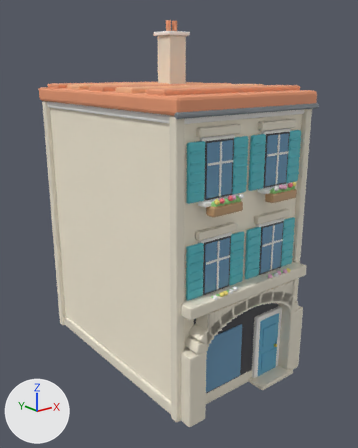
Renders of the FBX model unity/Assets/Resources/Bayview/terrace_c.fbx from each side of a commit.
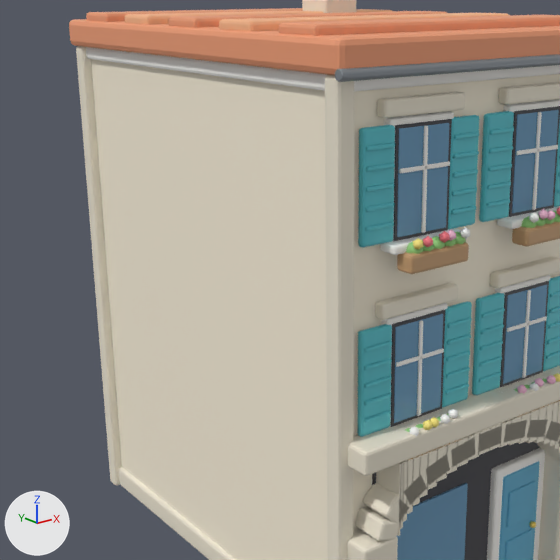
Old and new are each drawn whole from a 50 mm camera at (-11.06, -14.53, 10.78) aimed at (0.13, -0.55, 5.19) and again close up on the part from 1% to 81% of the width and 17% to 81% of the height. Lighting does not change. The marker at lower left points along +X, +Y and +Z. The older version's two pictures come first. Objects named as collision shapes, trigger or cutter boxes, shadow casters or lower levels of detail are left out. Where no turn or scale is listed for an object, it has been applied to the vertices.

In view in the first close-up: 'Visual'.
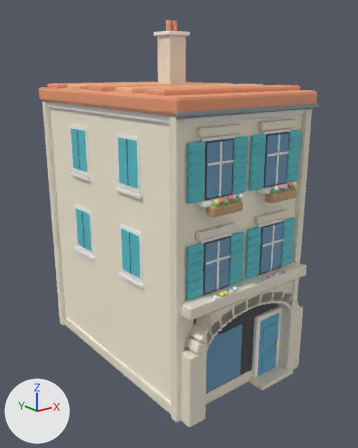
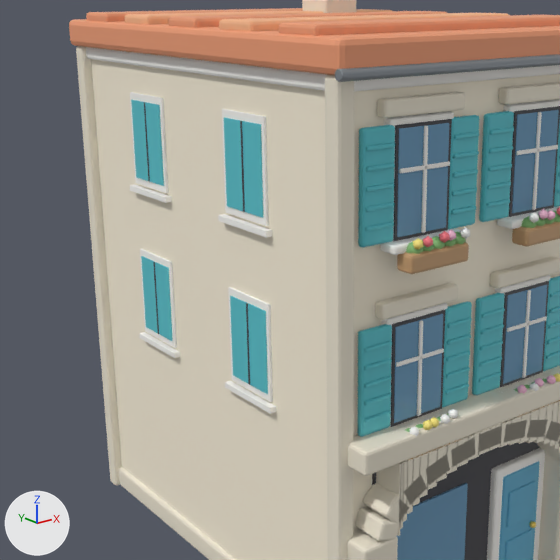
Pixel boxes [x1, y1, x2, y2] of what changed, in the close-ups (560 x 560 px):
part 1 of me_cube, added
    after: [228, 287, 273, 402]
part 2 of me_cube, added (cyan)
    after: [248, 303, 268, 394]
part 3 of me_cube, added (cyan)
    after: [230, 296, 249, 384]
part 4 of me_cube, added
    after: [246, 303, 250, 385]
part 5 of me_cube, added
    after: [225, 381, 276, 414]
part 6 of me_cube, added
    after: [140, 249, 177, 348]
part 7 of me_cube, added (cyan)
    after: [155, 262, 173, 341]
part 8 of me_cube, added (cyan)
    after: [141, 256, 158, 333]
part 9 of me_cube, added
    after: [153, 262, 159, 334]
part 10 of me_cube, added
    after: [139, 332, 180, 358]
part 11 of me_cube, added
    after: [222, 109, 269, 226]
part 12 of me_cube, added (cyan)
    after: [242, 121, 263, 218]
part 13 of me_cube, added (cyan)
    after: [224, 117, 243, 211]
part 14 of me_cube, added
    after: [240, 121, 245, 212]
part 15 of me_cube, added
    after: [218, 214, 272, 237]
part 16 of me_cube, added
    after: [130, 92, 168, 193]
part 17 of me_cube, added (cyan)
    after: [145, 102, 164, 186]
part 18 of me_cube, added (cyan)
    after: [131, 100, 148, 181]
part 19 of me_cube, added
    after: [144, 102, 150, 182]
part 20 of me_cube, added
    after: [130, 185, 172, 203]

The change in detail:
me_cube is used by ob_visual; location (0.0, 0.0, 4.8).
me_cube had 9388 vertices, 9334 faces and spanned x -2.95..2.95, y -4.75..4.7, z -4.84..7.72.
me_cube now has 9708 vertices, 9574 faces and spans x -2.95..2.95, y -4.75..4.7, z -4.84..7.72.
me_cube part 1: a new loose piece, a box spanning x -2.74..-2.7, y -2.2..-1.0, z -0.65..1.05, in mat_whitetrim (white #fcfaf6).
me_cube part 2: a new loose piece, a box spanning x -2.76..-2.73, y -2.12..-1.62, z -0.525..0.925, in mat_tint_shutter (cyan #59c4ce).
me_cube part 3: a new loose piece, a box spanning x -2.76..-2.73, y -1.58..-1.08, z -0.525..0.925, in mat_tint_shutter (cyan #59c4ce).
me_cube part 4: a new loose piece, a box spanning x -2.767..-2.757, y -1.62..-1.58, z -0.525..0.925, in mat_black (dark grey #3f3f45).
me_cube part 5: a new loose piece, a box spanning x -2.82..-2.7, y -2.3..-0.9, z -0.8..-0.7, in mat_whitetrim (white #fcfaf6).
me_cube part 6: a new loose piece, a box spanning x -2.74..-2.7, y 1.0..2.2, z -0.65..1.05, in mat_whitetrim (white #fcfaf6).
me_cube part 7: a new loose piece, a box spanning x -2.76..-2.73, y 1.08..1.58, z -0.525..0.925, in mat_tint_shutter (cyan #59c4ce).
me_cube part 8: a new loose piece, a box spanning x -2.76..-2.73, y 1.62..2.12, z -0.525..0.925, in mat_tint_shutter (cyan #59c4ce).
me_cube part 9: a new loose piece, a box spanning x -2.767..-2.757, y 1.58..1.62, z -0.525..0.925, in mat_black (dark grey #3f3f45).
me_cube part 10: a new loose piece, a box spanning x -2.82..-2.7, y 0.9..2.3, z -0.8..-0.7, in mat_whitetrim (white #fcfaf6).
me_cube part 11: a new loose piece, a box spanning x -2.74..-2.7, y -2.2..-1.0, z 2.35..4.05, in mat_whitetrim (white #fcfaf6).
me_cube part 12: a new loose piece, a box spanning x -2.76..-2.73, y -2.12..-1.62, z 2.475..3.925, in mat_tint_shutter (cyan #59c4ce).
me_cube part 13: a new loose piece, a box spanning x -2.76..-2.73, y -1.58..-1.08, z 2.475..3.925, in mat_tint_shutter (cyan #59c4ce).
me_cube part 14: a new loose piece, a box spanning x -2.767..-2.757, y -1.62..-1.58, z 2.475..3.925, in mat_black (dark grey #3f3f45).
me_cube part 15: a new loose piece, a box spanning x -2.82..-2.7, y -2.3..-0.9, z 2.2..2.3, in mat_whitetrim (white #fcfaf6).
me_cube part 16: a new loose piece, a box spanning x -2.74..-2.7, y 1.0..2.2, z 2.35..4.05, in mat_whitetrim (white #fcfaf6).
me_cube part 17: a new loose piece, a box spanning x -2.76..-2.73, y 1.08..1.58, z 2.475..3.925, in mat_tint_shutter (cyan #59c4ce).
me_cube part 18: a new loose piece, a box spanning x -2.76..-2.73, y 1.62..2.12, z 2.475..3.925, in mat_tint_shutter (cyan #59c4ce).
me_cube part 19: a new loose piece, a box spanning x -2.767..-2.757, y 1.58..1.62, z 2.475..3.925, in mat_black (dark grey #3f3f45).
me_cube part 20: a new loose piece, a box spanning x -2.82..-2.7, y 0.9..2.3, z 2.2..2.3, in mat_whitetrim (white #fcfaf6).
Other edits to the shape of me_cube do not show in these pictures.
